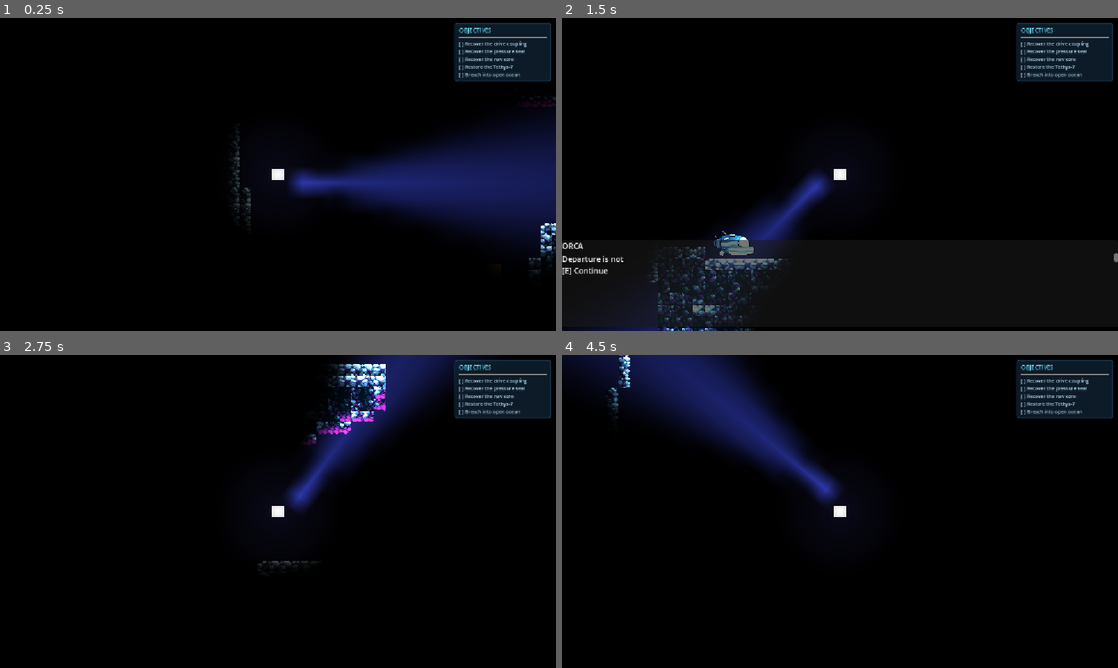
Above: before the commit, frames 1-4 (two rows, left to right).
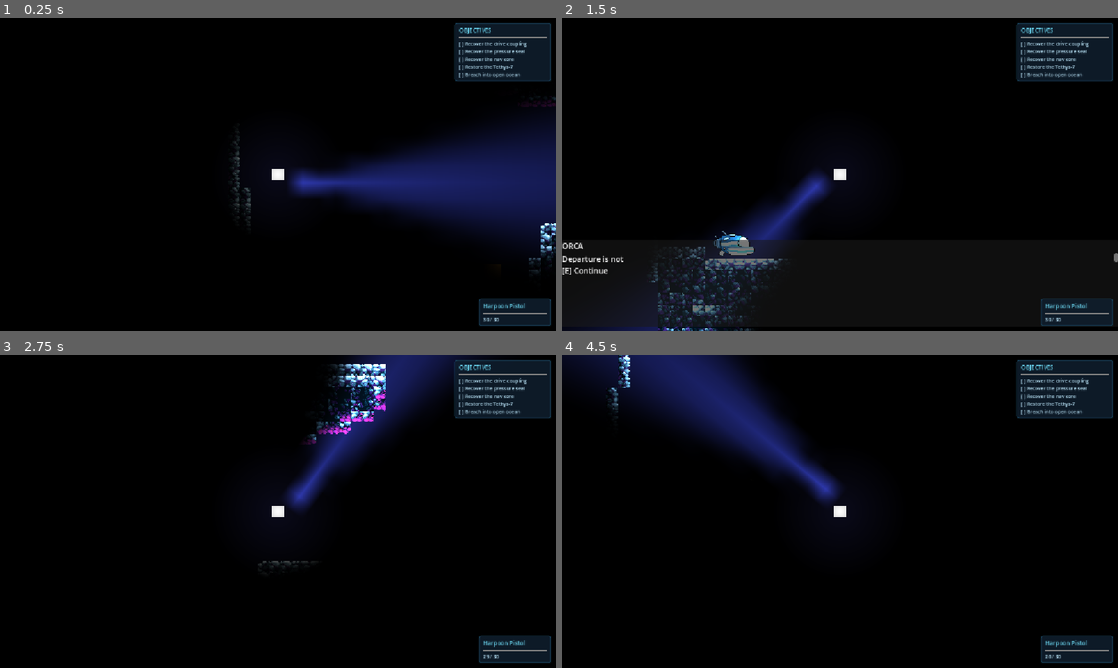
Above: after the commit, the same moments.

Repository: zz2548/game-design-final
Game: Godot game, scene res://main.tscn
Same seed, same stepped clock (60 frames per second), same inputs: the game is played once before the commit and once after it.
Inputs (mouse positions are in pixels of both pictures, inside the frame that each line leads up to):
- Up to frame 1 (0.25 s): no input
- Up to frame 2 (1.5 s): tap Enter (ui_accept) at 0.5, 0.77 s; move the mouse to (962, 158) at 0.52 s; hold D (move_right) 0.53-1.25 s; hold E (interact) 0.53-1.25 s; click (962, 158) at 0.67 s; drag from (728, 190) to (940, 271) at 1.27 s
- Up to frame 3 (2.75 s): tap Enter (ui_accept) at 2 s; move the mouse to (333, 442) at 2.02 s; hold D (move_right) from 2.03 s (still down); hold E (interact) from 2.03 s (still down); click (333, 442) at 2.17 s
- Up to frame 4 (4.5 s): release D (move_right) at 2.75 s; release E (interact) at 2.75 s; drag from (812, 574) to (812, 364) at 2.77 s; move the mouse to (1006, 558) at 3.52 s; hold A (move_left) 3.53-4.25 s; hold E (interact) 3.53-4.25 s; click (1006, 558) at 3.67 s; tap Enter (ui_accept) at 3.77 s; drag from (673, 464) to (878, 367) at 4.27 s

The runs differ from the first frame. In frame 1, 1.2% of the frame differs, in the area x 86-100%, y 89-99%; in frame 2, 1.2%; in frame 3, 1.2%; in frame 4, 1.2%.

Commit message:
Add weapons

Diff:
--- /dev/null
+++ b/underwater-game/icon.svg
@@ -0,0 +1,9 @@
+<svg xmlns="http://www.w3.org/2000/svg" width="128" height="128" viewBox="0 0 128 128">
+  <rect width="128" height="128" rx="16" fill="#0a1a2e"/>
+  <circle cx="64" cy="64" r="28" fill="none" stroke="#1ec8e0" stroke-width="4"/>
+  <circle cx="64" cy="64" r="8" fill="#1ec8e0"/>
+  <line x1="64" y1="20" x2="64" y2="36" stroke="#1ec8e0" stroke-width="3" stroke-linecap="round"/>
+  <line x1="64" y1="92" x2="64" y2="108" stroke="#1ec8e0" stroke-width="3" stroke-linecap="round"/>
+  <line x1="20" y1="64" x2="36" y2="64" stroke="#1ec8e0" stroke-width="3" stroke-linecap="round"/>
+  <line x1="92" y1="64" x2="108" y2="64" stroke="#1ec8e0" stroke-width="3" stroke-linecap="round"/>
+</svg>
--- a/underwater-game/levels/level_1/level_1.tscn
+++ b/underwater-game/levels/level_1/level_1.tscn
@@ -12,6 +12,7 @@
 [ext_resource type="Resource" path="res://shared/items/navigation_module.tres" id="10_nav"]
 [ext_resource type="PackedScene" uid="uid://cdxseykgech3" path="res://shared/Enemies/enemy.tscn" id="11_qbdb0"]
 [ext_resource type="PackedScene" path="res://shared/ui/HintsUI.tscn" id="11_hints"]
+[ext_resource type="PackedScene" path="res://shared/ui/WeaponHUD.tscn" id="13_weaponhud"]
 [ext_resource type="Script" uid="uid://bsbvqm0jvki2a" path="res://levels/level_1/level_1.gd" id="12_level"]
 
 [sub_resource type="OccluderPolygon2D" id="occ_full_tile"]
@@ -334,6 +335,7 @@
 offset_right = 1974.0
 offset_bottom = 1254.0
 color = Color(0.039215688, 0.039215688, 0.101960786, 1)
+mouse_filter = 2
 
 [node name="Foreground Tilelayer" type="TileMapLayer" parent="." unique_id=1540089337]
 use_parent_material = true
@@ -425,3 +427,5 @@
 shape = SubResource("shape_exit")
 
 [node name="HintsUI" parent="." unique_id=-2144967295 instance=ExtResource("11_hints")]
+
+[node name="WeaponHUD" parent="." unique_id=-2144967294 instance=ExtResource("13_weaponhud")]
--- a/underwater-game/levels/level_2/level_2.tscn
+++ b/underwater-game/levels/level_2/level_2.tscn
@@ -9,6 +9,7 @@
 [ext_resource type="Script" path="res://scripts/interactables/antenna_interactable.gd" id="7_antenna"]
 [ext_resource type="PackedScene" uid="uid://cdxseykgech3" path="res://shared/Enemies/enemy.tscn" id="8_enemy"]
 [ext_resource type="PackedScene" path="res://shared/ui/HintsUI.tscn" id="9_hintsui"]
+[ext_resource type="PackedScene" path="res://shared/ui/WeaponHUD.tscn" id="12_weaponhud"]
 [ext_resource type="Script" path="res://levels/level_2/level_2.gd" id="11_level2"]
 
 [sub_resource type="OccluderPolygon2D" id="occ_full_tile"]
@@ -337,6 +338,7 @@
 offset_right = 2592.0
 offset_bottom = 1312.0
 color = Color(0.039215688, 0.007843138, 0.007843138, 1)
+mouse_filter = 2
 
 [node name="TileMap" type="TileMapLayer" parent="." unique_id=13]
 tile_map_data = PackedByteArray("AAAAAAAAAAABAAAAAQAAAAAAAAABAAMAAgAAAAAAAAABAAYAAwAAAAAAAAABAAEABAAAAAAAAAABAAQABQAAAA …(128908 unchanged characters)…
@@ -418,3 +420,5 @@
 [node name="DialogueUI" parent="." unique_id=52 instance=ExtResource("5_dialogueui")]
 
 [node name="HintsUI" parent="." unique_id=53 instance=ExtResource("9_hintsui")]
+
+[node name="WeaponHUD" parent="." unique_id=54 instance=ExtResource("12_weaponhud")]
--- /dev/null
+++ b/underwater-game/scripts/interactables/pickup_weapon.gd
@@ -0,0 +1,20 @@
+# pickup_weapon.gd
+# Place on an Area2D in the level. Assign a WeaponData resource in the inspector.
+# When the player interacts, the weapon is equipped and the pickup disappears.
+
+class_name PickupWeapon
+extends Interactable
+
+@export var weapon : WeaponData = null
+
+
+func _ready() -> void:
+	interaction_label = "Pick Up"
+
+
+func _on_interact(player: Node) -> void:
+	if weapon == null:
+		push_warning("PickupWeapon: no WeaponData assigned on " + name)
+		return
+	player.equip_weapon(weapon)
+	queue_free()
--- a/underwater-game/shared/player/player.gd
+++ b/underwater-game/shared/player/player.gd
@@ -14,16 +14,13 @@
 var submarine_mode : bool = false
 
 # ── Weapon ────────────────────────────────────────────────────────────────────
-const BULLET_SCENE  : PackedScene = preload("res://scripts/weapons/bullet.tscn")
-const BULLET_OFFSET : float = 12.0  # px ahead of centre to spawn bullet
-const FIRE_COOLDOWN : float = 0.20  # seconds between shots
+const DEFAULT_WEAPON : WeaponData = preload("res://shared/weapons/pistol.tres")
 
-# ── Ammo ──────────────────────────────────────────────────────────────────────
-const MAX_AMMO : int = 30
-var current_ammo : int = MAX_AMMO
+var current_weapon : WeaponData = null
+var _ammo          : Dictionary = {}   # weapon_id → current ammo (int)
 
-## Emitted whenever ammo changes so a HUD Label can update.
-signal ammo_changed(current: int, maximum: int)
+## Emitted whenever the equipped weapon or ammo count changes.
+signal ammo_changed(weapon_name: String, current: int, maximum: int)
 
 # ── Internal ──────────────────────────────────────────────────────────────────
 @onready var cone_light  : PointLight2D = $ConeLight
@@ -38,6 +35,7 @@
 	Inventory.item_added.connect(func(item, qty):
 		print("Picked up: ", item.display_name, " x", qty)
 	)
+	equip_weapon(DEFAULT_WEAPON)
 
 
 # ── Submarine mode ────────────────────────────────────────────────────────────
@@ -100,33 +98,54 @@
 
 # ── Weapon logic ──────────────────────────────────────────────────────────────
 
+## Equip a weapon. First-time equip gives a full ammo pool; switching back
+## to a previously held weapon restores its last ammo count.
+func equip_weapon(weapon: WeaponData) -> void:
+	current_weapon = weapon
+	if not _ammo.has(weapon.id):
+		_ammo[weapon.id] = weapon.max_ammo
+	emit_signal("ammo_changed", weapon.display_name, _ammo[weapon.id], weapon.max_ammo)
+
+
 func _fire() -> void:
 	# Block fire during active dialogue or while piloting the submarine
-	if DialogueManager.is_active or submarine_mode:
+	if DialogueManager.is_active or submarine_mode or current_weapon == null:
 		return
-	if current_ammo <= 0:
+	if _ammo.get(current_weapon.id, 0) <= 0:
 		# TODO: play a "dry fire" / click sound
 		return
 	if _fire_timer > 0.0:
 		return
 
-	var aim_dir := (get_global_mouse_position() - global_position).normalized()
+	var aim_dir    := (get_global_mouse_position() - global_position).normalized()
+	var base_angle := aim_dir.angle()
+	var count      := current_weapon.bullet_count
+	# For count=1, step=0 so start=base_angle and only one bullet fires dead-centre
+	var step       : float = deg_to_rad(current_weapon.spread_angle) / max(count - 1, 1)
+	var start      := base_angle - step * (count - 1) / 2.0
 
-	var bullet : CharacterBody2D = BULLET_SCENE.instantiate()
-	bullet.global_position = global_position + aim_dir * BULLET_OFFSET
-	bullet.rotation       = aim_dir.angle()   # so the 5×2 rect faces the right way
-	bullet.direction      = aim_dir
-	get_parent().add_child(bullet)
+	for i in count:
+		var angle  := start + step * i
+		var dir    := Vector2.from_angle(angle)
+		var bullet := current_weapon.bullet_scene.instantiate()
+		bullet.global_position = global_position + dir * current_weapon.bullet_offset
+		bullet.rotation        = angle
+		bullet.direction       = dir
+		get_parent().add_child(bullet)
 
-	current_ammo -= 1
-	_fire_timer   = FIRE_COOLDOWN
-	emit_signal("ammo_changed", current_ammo, MAX_AMMO)
+	_ammo[current_weapon.id] -= 1
+	_fire_timer = current_weapon.fire_cooldown
+	emit_signal("ammo_changed", current_weapon.display_name,
+			_ammo[current_weapon.id], current_weapon.max_ammo)
 
 
-## Call this from an ammo-pickup interactable to refill ammo.
+## Call this from an ammo-pickup interactable to refill the current weapon's ammo.
 func add_ammo(amount: int) -> void:
-	current_ammo = mini(current_ammo + amount, MAX_AMMO)
-	emit_signal("ammo_changed", current_ammo, MAX_AMMO)
+	if current_weapon == null:
+		return
+	var id := current_weapon.id
+	_ammo[id] = mini(_ammo.get(id, 0) + amount, current_weapon.max_ammo)
+	emit_signal("ammo_changed", current_weapon.display_name, _ammo[id], current_weapon.max_ammo)
 
 
 ## Called by an enemy when the player is killed.
--- /dev/null
+++ b/underwater-game/shared/ui/WeaponHUD.tscn
@@ -0,0 +1,40 @@
+[gd_scene format=4]
+
+[ext_resource type="Script" path="res://shared/ui/weapon_hud.gd" id="1_weaponhud"]
+
+[node name="WeaponHUD" type="CanvasLayer"]
+script = ExtResource("1_weaponhud")
+
+[node name="Panel" type="PanelContainer" parent="."]
+anchor_left = 1.0
+anchor_right = 1.0
+anchor_top = 1.0
+anchor_bottom = 1.0
+offset_left = -160.0
+offset_top = -56.0
+offset_right = -10.0
+offset_bottom = -10.0
+grow_horizontal = 0
+grow_vertical = 0
+
+[node name="Margin" type="MarginContainer" parent="Panel"]
+layout_mode = 2
+theme_override_constants/margin_left = 8
+theme_override_constants/margin_right = 8
+theme_override_constants/margin_top = 6
+theme_override_constants/margin_bottom = 6
+
+[node name="VBox" type="VBoxContainer" parent="Panel/Margin"]
+layout_mode = 2
+theme_override_constants/separation = 4
+
+[node name="WeaponLabel" type="Label" parent="Panel/Margin/VBox"]
+layout_mode = 2
+text = "Harpoon Pistol"
+
+[node name="Divider" type="HSeparator" parent="Panel/Margin/VBox"]
+layout_mode = 2
+
+[node name="AmmoLabel" type="Label" parent="Panel/Margin/VBox"]
+layout_mode = 2
+text = "30 / 30"
--- a/underwater-game/shared/ui/dialogue_ui.tscn
+++ b/underwater-game/shared/ui/dialogue_ui.tscn
@@ -12,6 +12,7 @@
 anchor_bottom = 1.0
 grow_horizontal = 2
 grow_vertical = 2
+mouse_filter = 2
 
 [node name="Backdrop" type="ColorRect" parent="Root" unique_id=2132540130]
 visible = false
--- /dev/null
+++ b/underwater-game/shared/ui/weapon_hud.gd
@@ -0,0 +1,66 @@
+# weapon_hud.gd
+# Attach to a CanvasLayer node named "WeaponHUD".
+# Displays the currently equipped weapon name and ammo count in a bottom-right panel.
+#
+# Required scene tree:
+#
+# WeaponHUD (CanvasLayer)             ← this script
+#   └── Panel (PanelContainer)        ← anchored to bottom-right
+#         └── Margin (MarginContainer)
+#               └── VBox (VBoxContainer)
+#                     ├── WeaponLabel (Label)    gun name
+#                     ├── Divider (HSeparator)
+#                     └── AmmoLabel (Label)      "12 / 30"
+
+extends CanvasLayer
+
+@onready var panel        : PanelContainer = $Panel
+@onready var weapon_label : Label          = $Panel/Margin/VBox/WeaponLabel
+@onready var ammo_label   : Label          = $Panel/Margin/VBox/AmmoLabel
+
+
+func _ready() -> void:
+	_apply_style()
+
+	# The player adds itself to the "player" group on spawn.
+	# Defer one frame so the player node is guaranteed to be in the tree.
+	await get_tree().process_frame
+
+	var player : Node = get_tree().get_first_node_in_group("player")
+	if player == null:
+		push_warning("WeaponHUD: no node found in group 'player'")
+		return
+
+	player.ammo_changed.connect(_on_ammo_changed)
+
+	# Show the initial weapon state immediately
+	if player.current_weapon != null:
+		var id : String = player.current_weapon.id
+		_on_ammo_changed(
+			player.current_weapon.display_name,
+			player._ammo.get(id, 0),
+			player.current_weapon.max_ammo
+		)
+
+
+func _apply_style() -> void:
+	var style := StyleBoxFlat.new()
+	style.bg_color     = Color(0.06, 0.12, 0.18, 0.85)
+	style.border_color = Color(0.15, 0.45, 0.6, 0.7)
+	style.set_border_width_all(1)
+	style.set_corner_radius_all(4)
+	panel.add_theme_stylebox_override("panel", style)
+
+	weapon_label.add_theme_color_override("font_color", Color(0.4, 0.8, 0.9))
+	weapon_label.add_theme_font_size_override("font_size", 12)
+
+	ammo_label.add_theme_color_override("font_color", Color(0.75, 0.92, 1.0))
+	ammo_label.add_theme_font_size_override("font_size", 10)
+
+
+func _on_ammo_changed(weapon_name: String, current: int, maximum: int) -> void:
+	weapon_label.text = weapon_name
+	ammo_label.text   = "%d / %d" % [current, maximum]
+	# Turn ammo count red when empty
+	var ammo_color := Color(1.0, 0.3, 0.3) if current == 0 else Color(0.75, 0.92, 1.0)
+	ammo_label.add_theme_color_override("font_color", ammo_color)
--- /dev/null
+++ b/underwater-game/shared/weapons/pistol.tres
@@ -0,0 +1,15 @@
+[gd_resource type="Resource" script_class="WeaponData" format=3]
+
+[ext_resource type="Script" path="res://shared/weapons/weapon_data.gd" id="1_wpndata"]
+[ext_resource type="PackedScene" uid="uid://bc8ns80f5bwfx" path="res://scripts/weapons/bullet.tscn" id="2_bullet"]
+
+[resource]
+script = ExtResource("1_wpndata")
+id = "pistol"
+display_name = "Harpoon Pistol"
+bullet_scene = ExtResource("2_bullet")
+bullet_count = 1
+spread_angle = 0.0
+fire_cooldown = 0.2
+max_ammo = 30
+bullet_offset = 12.0
--- /dev/null
+++ b/underwater-game/shared/weapons/shotgun.tres
@@ -0,0 +1,15 @@
+[gd_resource type="Resource" script_class="WeaponData" format=3]
+
+[ext_resource type="Script" path="res://shared/weapons/weapon_data.gd" id="1_wpndata"]
+[ext_resource type="PackedScene" uid="uid://bc8ns80f5bwfx" path="res://scripts/weapons/bullet.tscn" id="2_bullet"]
+
+[resource]
+script = ExtResource("1_wpndata")
+id = "shotgun"
+display_name = "Scatter Cannon"
+bullet_scene = ExtResource("2_bullet")
+bullet_count = 4
+spread_angle = 25.0
+fire_cooldown = 0.65
+max_ammo = 16
+bullet_offset = 12.0
--- /dev/null
+++ b/underwater-game/shared/weapons/weapon_data.gd
@@ -0,0 +1,16 @@
+# weapon_data.gd
+# Define a gun's stats. Create instances via: Resource > New Resource > WeaponData
+# Place weapon resources in res://shared/weapons/
+
+@tool
+class_name WeaponData
+extends Resource
+
+@export var id            : String      = ""
+@export var display_name  : String      = ""
+@export var bullet_scene  : PackedScene = null
+@export var bullet_count  : int         = 1      # pellets per shot (1 = pistol, 4 = shotgun)
+@export var spread_angle  : float       = 0.0    # total arc in degrees (0 = no spread)
+@export var fire_cooldown : float       = 0.20   # seconds between shots
+@export var max_ammo      : int         = 30
+@export var bullet_offset : float       = 12.0   # px ahead of player centre to spawn bullet
Not shown, added: underwater-game/icon.svg.import
Not shown, added: underwater-game/scripts/interactables/pickup_weapon.gd.uid
Not shown, added: underwater-game/shared/ui/weapon_hud.gd.uid
Not shown, added: underwater-game/shared/weapons/weapon_data.gd.uid
